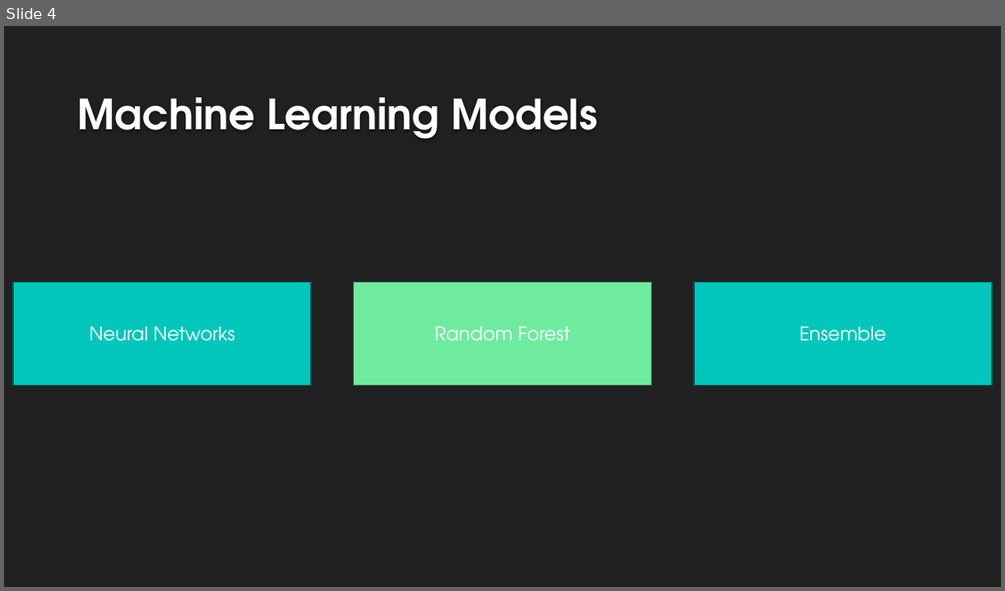
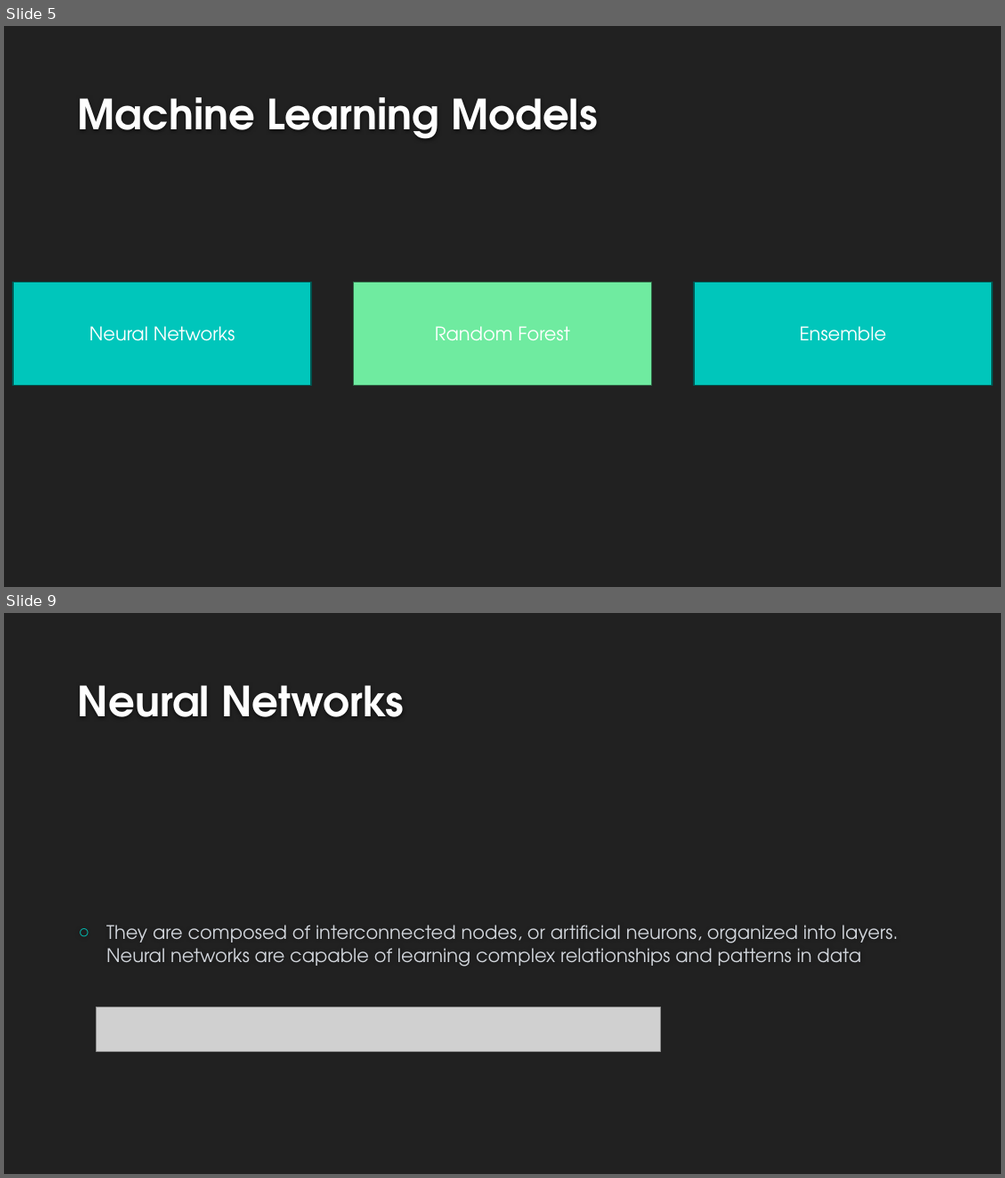
Before and after one commit to KavishNaran/Loan-risk---machine-learning, a slide deck: Credit Loan Presentation.pptx. Shown one above the other, each under a label of ours: slide 4 before the commit, slides 5 and 9 after it; the slides between them are not shown. The pictures are 1005x591 and 1005x1178 pixels, drawn with LibreOffice and Linux fonts; fonts in the diff are those of the drawing; grey boxes stand for pictures; background and template pictures are left out. Boxes give left, top, right and bottom in pixels: in the first picture for what was removed or moved away, otherwise in the second. Text is boxed around its words. In the diff, an @@ line names an element or a change of style, - is before the commit and + after.

```diff
--- a/Credit Loan Presentation.pptx
+++ b/Credit Loan Presentation.pptx
@@ slide 9 added at [4, 613, 1001, 1174], background #212121 @@
@@ title added at [78, 685, 404, 717], 40 pt, text #FEFEFE, bold @@
+Neural Networks
@@ text added at [106, 925, 898, 966], 18 pt, text #D1D5DB @@
+○ They are composed of interconnected nodes, or artificial neurons, organized into layers. Neural networks are capable of learning complex relationships and patterns in data
@@ picture added at [97, 1007, 661, 1052] @@
@@ what was slide 4 is now slide 5 @@
```
Also in this commit, not shown: 3 slides changed, 6 other slides added, 6 slides removed, 1 other file.
